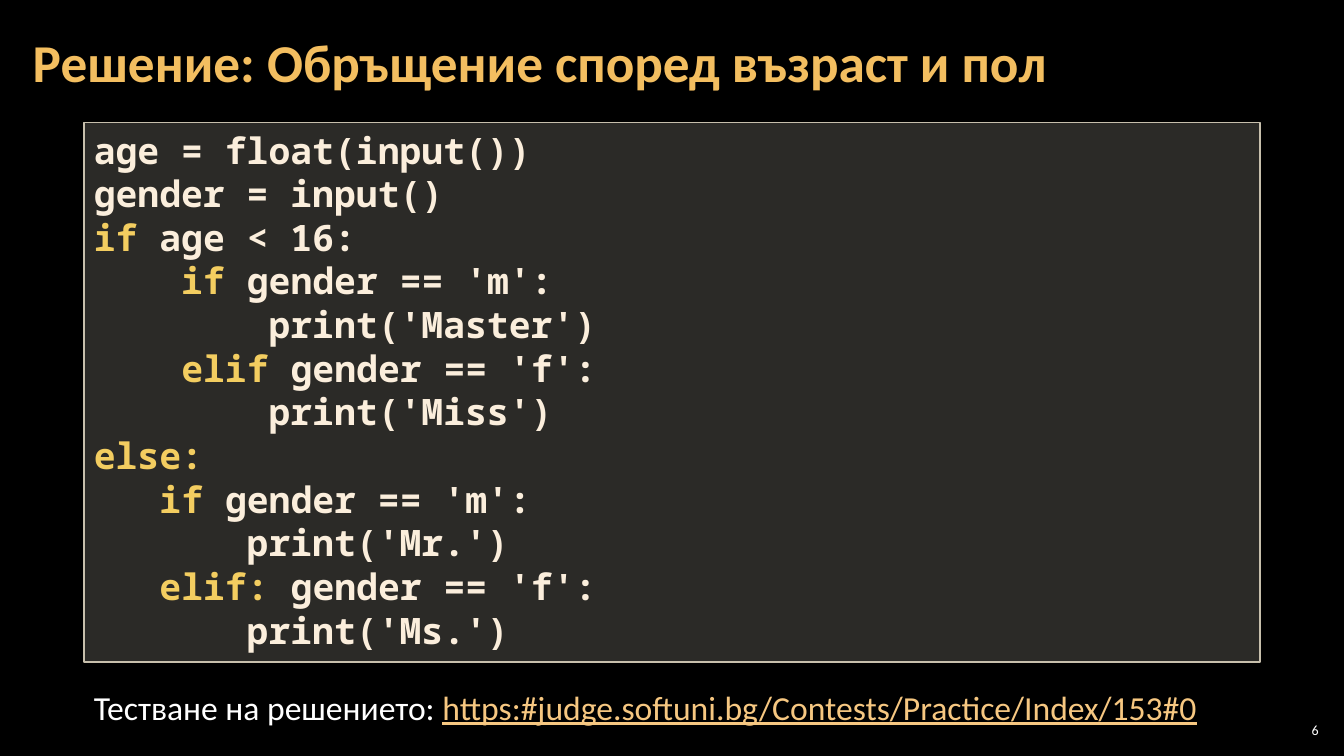
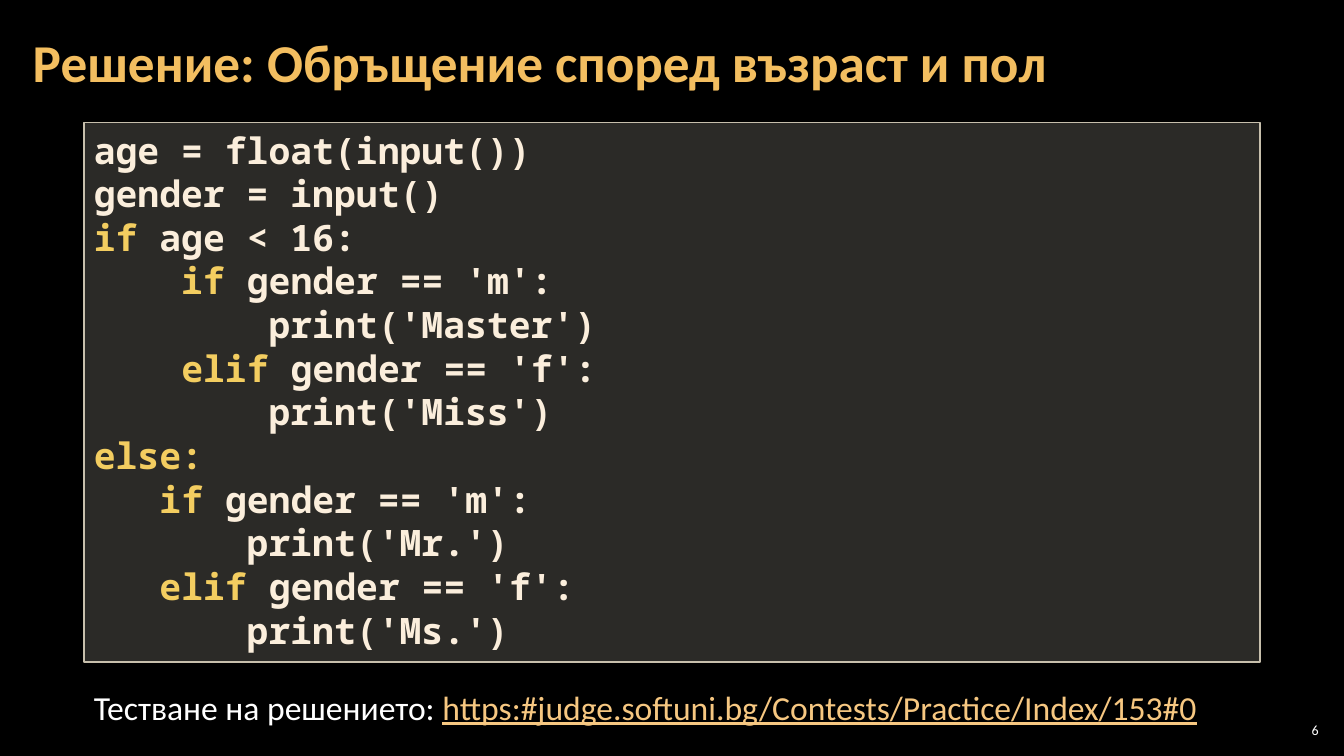
Before and after one commit to Software-University/Python-Basics, a slide deck: slide 6 of 4. Complex-Conditions/4. Complex-Conditions.pptx. Drawn at 1344x756 pixels with LibreOffice and Linux fonts; fonts in the diff are those of the drawing; background and template pictures are left out. Boxes give left, top, right and bottom in pixels: in the first picture for what was removed or moved away, otherwise in the second. Text is boxed around its words. In the diff, an @@ line names an element or a change of style, - is before the commit and + after.

```diff
--- a/4. Complex-Conditions/4. Complex-Conditions.pptx
+++ b/4. Complex-Conditions/4. Complex-Conditions.pptx
@@ text in rectangle at [159, 572, 574, 609]: text changed @@
-elif: gender == 'f':
+elif gender == 'f':
```
Also in this commit, not shown: 1 other slide changed, 22 other files.
